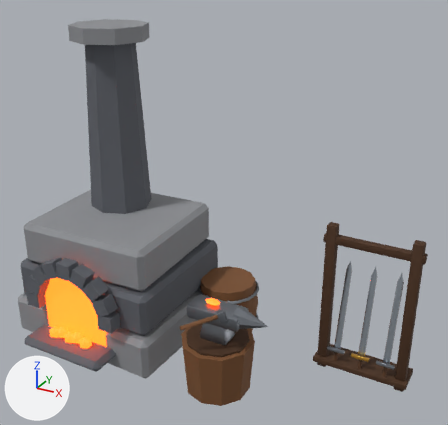
The glTF model public/assets/models/props/forge.glb, before and after one commit.
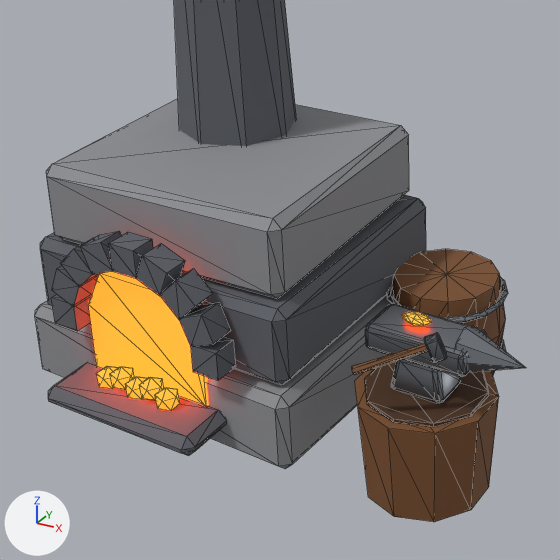
There are two pictures of each version: one whole from a 50 mm lens placed at (3.06, -4.54, 4.04), pointed at (0.42, 0.26, 1.64), one close up on the part from 0% to 64% of the width and 33% to 100% of the height. Every picture has the same lights, and +X, +Y and +Z are marked at lower left. The first two pictures are the older version. The close-ups show mesh edges as thin lines.

In view in the first close-up: 'forge'.
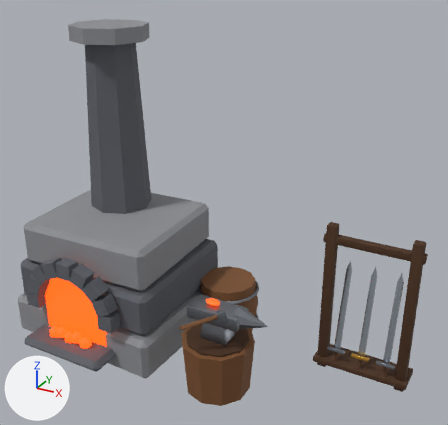
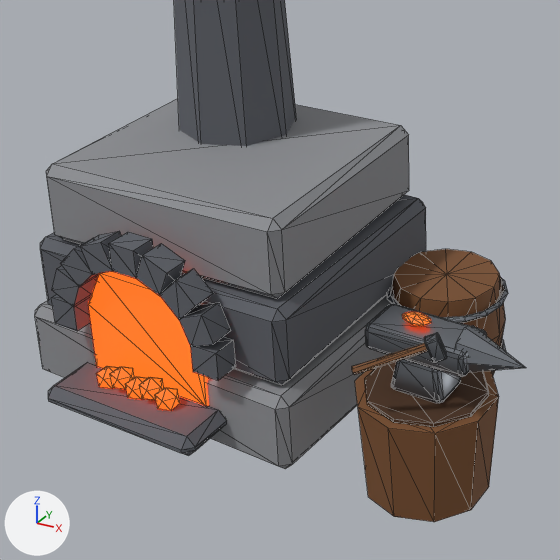
The change, as a diff of the scene's bpy script:
```diff
--- a/public/assets/models/props/forge.glb.py
+++ b/public/assets/models/props/forge.glb.py
@@ mat_glow_coal @@
 mat_glow_coal = principled_material('glow_coal')
-mat_glow_coal.base_color = (1.0, 0.144, 0.0103)  # orange #ff6a1a
+mat_glow_coal.base_color = (0.45, 0.0308, 0.00233)  # orange #b33108
 mat_glow_coal.roughness = 0.6
 mat_glow_coal.emission_color = (1.0, 0.0685, 0.00518)  # orange #ff4a10
-mat_glow_coal.emission_strength = 6.0
+mat_glow_coal.emission_strength = 2.5
```

Where the change shows, as pixel boxes [x1, y1, x2, y2] in the close-ups (560 x 560 px):
'forge', recoloured, surface changed
    both: [55, 222, 438, 438]
